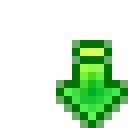
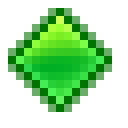
Revision of a layered 128×128 image; what changed, layer by layer:
added layer "Rhomb 0" above "Слой 21" over bbox(16, 16, 104, 104)
hid "Слой 14" over bbox(64, 48, 120, 120)
